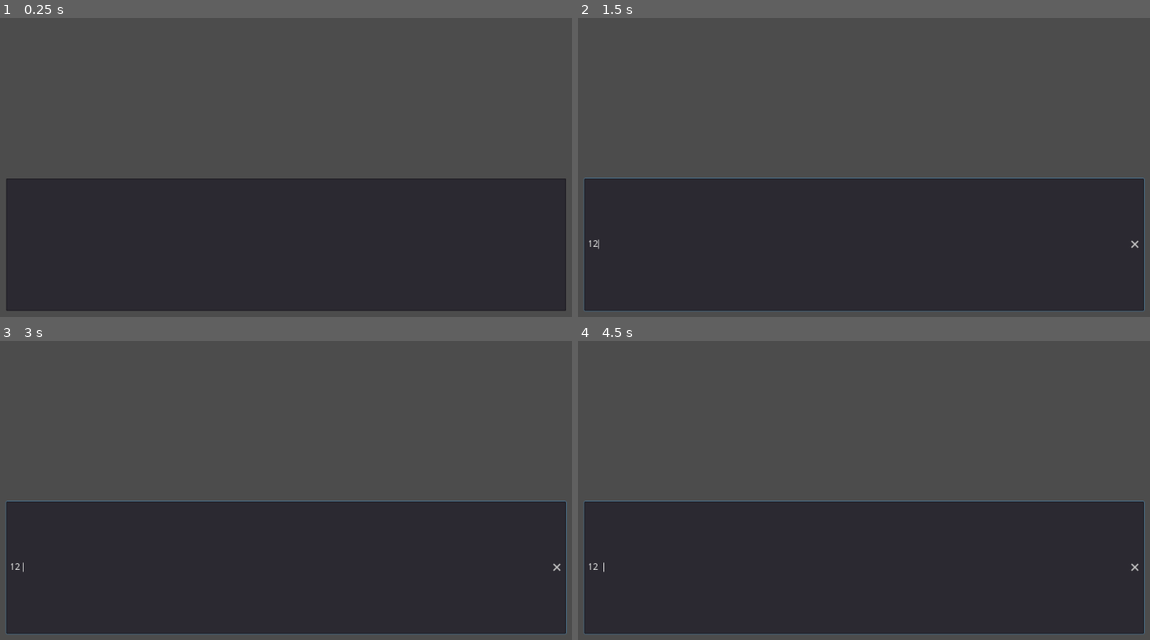
Above: before the commit, frames 1-4 (two rows, left to right).
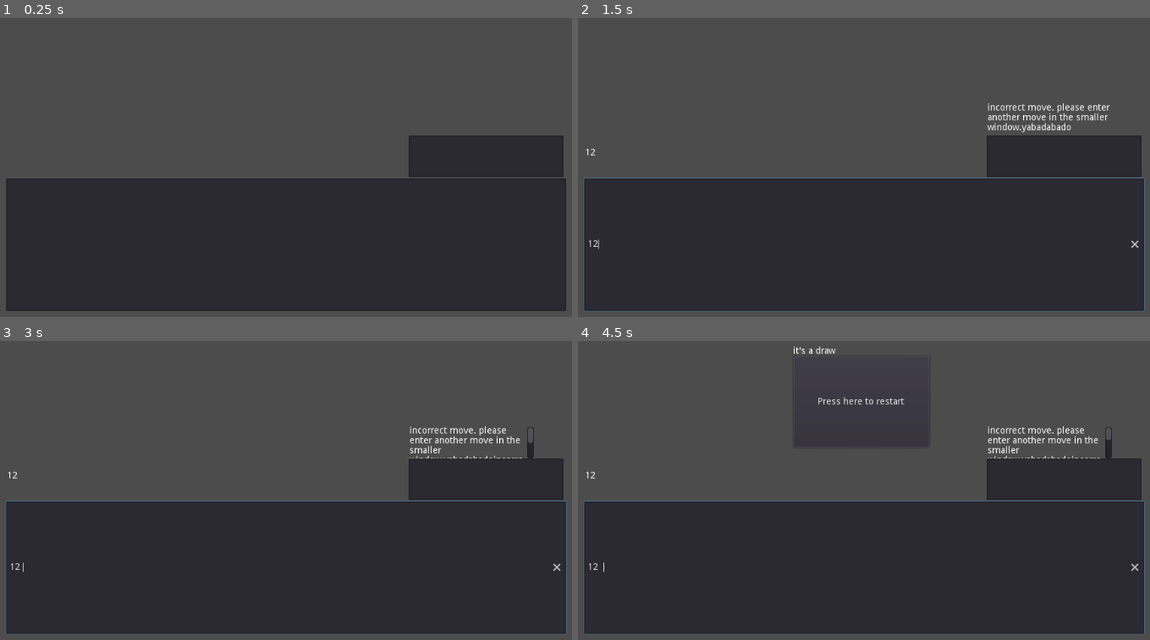
Above: after the commit, the same moments.

Repository: indium731/Blind-chess
Game: Godot game, scene res://ChessBoard/ChessBoard.tscn
The game is run twice, just before and just after one commit, with the same random seed, the same clock (stepped at 60 frames per second) and the same inputs.
Inputs (mouse positions are in pixels of both pictures, inside the frame that each line leads up to):
- Up to frame 1 (0.25 s): no input
- Up to frame 2 (1.5 s): click (864, 245) at 0.52 s; type "12" at 0.6 s; tap Enter at 1.25 s
- Up to frame 3 (3 s): tap Space at 2 s; tap Enter at 2.75 s
- Up to frame 4 (4.5 s): tap Space at 3.5 s; tap Enter at 4.25 s

The runs differ from the first frame. In frame 1, 3.7% of the frame differs, in the area x 71-99%, y 39-54%; in frame 2, 4.4%; in frame 3, 4.3%; in frame 4, 4.6%, in the area x 1-99%, y 1-54%.
Error in both runs: Invalid get index '3' (on base: 'String').

Commit message:
Add files via upload

Diff:
--- a/blind chess/ChessBoard/ChessBoard.tscn
+++ b/blind chess/ChessBoard/ChessBoard.tscn
@@ -3,7 +3,15 @@
 [sub_resource type="GDScript" id=1]
 script/source = "extends Node
 
-var BoardPosition = []
+
+
+var BoardPosition = '0000000000000000000000000000000000000000000000000000000000000000'
+
+var move = ''
+
+#Fen string for starting position
+var fen = 'RNBQKBNRPPPPPPPP8888pppppppprnbqkbnr'
+var turn_step = 0
 
 # Black pieces
 var e = 'e'
@@ -44,8 +52,24 @@
 #1 if piece hasnt moved 0 if it has. order is (L,R = left,right r,k = rook,king wb = white or black) Lwr Lbr wk bk Rwr Rbr
 var kingandrookmove = '111111'
 var castlingmove = []
-
-func locations(BoardPosition):
+var fiftymoverule = 0
+var threefoldrepition = []
+var standinboardposition = ''
+var standinmove = []
+var standinallmovelist = []
+var standinturnstep = 0
+var fakechessboards = []
+var fakechessmoves = []
+var kinglocation = ''
+var targetlocation = []
+var castlingtargets = '1111'
+
+func locations(BoardPosition, turn_step):
+
+	if turn_step%2 == 0:
+		color = 'Black'
+	else:
+		color = 'White'
 
 	blacklocations = []
 	whitelocations = []
@@ -53,7 +77,6 @@
 
 
 	for i in 64:
-
 		position[0] = 1+(i)%8
 		position[1] = 1+i/8
 
@@ -66,7 +89,7 @@
 
 
 
-func checkBoardPosition(BoardPosition):
+func checkBoardPosition(BoardPosition, turn_step):
 
 	if turn_step%2 == 0:
 		color = 'Black'
@@ -77,48 +100,50 @@
 
 		position[0] = 1+(i)%8
 		position[1] = 1+i/8
+
+
 
 		if color == 'White':
 			match(BoardPosition[i]):
 				R:
 					checkrook(position,color)
-					allmovelist.append(movelist)
+					allmovelist.append_array(movelist)
 
 				B:
 					checkbishop(position,color)
-					allmovelist.append(movelist)
+					allmovelist.append_array(movelist)
 				N:
 					checkknight(position,color)
-					allmovelist.append(movelist)
+					allmovelist.append_array(movelist)
 				K:
 					checkking(position,color)
-					allmovelist.append(movelist)
+					allmovelist.append_array(movelist)
 				P:
 					checkpawn(position,color, passantsquare)
-					allmovelist.append(movelist)
+					allmovelist.append_array(movelist)
 				Q:
 					checkqueen(position,color)
-					allmovelist.append(movelist)
+					allmovelist.append_array(movelist)
 		else:
 			match(BoardPosition[i]):
 				r:
 					checkrook(position,color)
-					allmovelist.append(movelist)
+					allmovelist.append_array(movelist)
 				b:
 					checkbishop(position,color)
-					allmovelist.append(movelist)
+					allmovelist.append_array(movelist)
 				n:
 					checkknight(position,color)
-					allmovelist.append(movelist)
+					allmovelist.append_array(movelist)
 				k:
 					checkking(position,color)
-					allmovelist.append(movelist)
+					allmovelist.append_array(movelist)
 				p:
 					checkpawn(position,color, passantsquare)
-					allmovelist.append(movelist)
+					allmovelist.append_array(movelist)
 				q:
 					checkqueen(position,color)
-					allmovelist.append(movelist)
+					allmovelist.append_array(movelist)
 
 
 
@@ -129,7 +154,6 @@
 
 func checkking(position, color):
 	movelist = []
-
 
 	if color == 'White':
 		enemielist = blacklocations
@@ -269,11 +293,10 @@
 
 	movelist = []
 
-	movelist = checkbishop(position, color)
-	var secondmovelist = checkrook(position, color)
+	var secondmovelist = checkbishop(position, color)
+	movelist = checkrook(position,color)
 
 	movelist.append_array(secondmovelist)
-
 
 	return movelist
 
@@ -281,7 +304,18 @@
 	movelist = []
 
 	if color == 'White':
-		if not ([position[0], position[1]+1]) in whitelocations and (not ([position[0], position[1]+1]) in blacklocations) and position[1] < 8:
+		if not ([position[0], position[1]+1]) in whitelocations and (not ([position[0], position[1]+1]) in blacklocations) and position[1] == 7:
+			movestring = str(position[0],position[1],position[0],position[1]+1,'R')
+			movelist.append(movestring)
+			movestring = str(position[0],position[1],position[0],position[1]+1,'N')
+			movelist.append(movestring)
+			movestring = str(position[0],position[1],position[0],position[1]+1,'B')
+			movelist.append(movestring)
+			movestring = str(position[0],position[1],position[0],position[1]+1,'K')
+			movelist.append(movestring)
+			movestring = str(position[0],position[1],position[0],position[1]+1,'Q')
+			movelist.append(movestring)
+		if not ([position[0], position[1]+1]) in whitelocations and (not ([position[0], position[1]+1]) in blacklocations) and position[1] < 7:
 			movestring = str(position[0],position[1],position[0],position[1]+1)
 			movelist.append(movestring)
 			if not ([position[0], position[1]+2]) in whitelocations and (not ([position[0], position[1]+2]) in blacklocations) and position[1] == 2:
@@ -295,7 +329,18 @@
 			movelist.append(movestring)
 
 	else:
-		if not ([position[0], position[1]-1]) in whitelocations and (not ([position[0], position[1]-1]) in blacklocations) and position[1] < 8:
+		if (not[position[0], position[1]-1]) in whitelocations and (not ([position[0], position[1]-1]) in blacklocations) and position[1] == 2:
+			movestring = str(position[0],position[1],position[0],position[1]-1,'R')
+			movelist.append(movestring)
+			movestring = str(position[0],position[1],position[0],position[1]-1,'N')
+			movelist.append(movestring)
+			movestring = str(position[0],position[1],position[0],position[1]-1,'B')
+			movelist.append(movestring)
+			movestring = str(position[0],position[1],position[0],position[1]-1,'K')
+			movelist.append(movestring)
+			movestring = str(position[0],position[1],position[0],position[1]-1,'Q')
+			movelist.append(movestring)
+		if not ([position[0], position[1]-1]) in whitelocations and (not ([position[0], position[1]-1]) in blacklocations) and position[1] > 2:
 			movestring = str(position[0],position[1],position[0],position[1]-1)
 			movelist.append(movestring)
 			if not ([position[0], position[1]-2]) in whitelocations and (not ([position[0], position[1]-2]) in blacklocations) and position[1] == 7:
@@ -311,11 +356,7 @@
 
 
 
-var move = ''
-
-#Fen string for starting position
-var fen = 'RNBQKBNR/PPPPPPPP/8/8/8/8/pppppppp/rnbqkbnr'
-var turn_step = 0
+
 
 #turns fenstring into a string able to be put into action
 func TranslateFen():
@@ -329,7 +370,6 @@
 	fen = fen.replace('6', 'eeeeee')
 	fen = fen.replace('7', 'eeeeeee')
 	fen = fen.replace('8', 'eeeeeeee')
-
 
 func TranslateMove():
 	move = move.replace('a','1')
@@ -340,44 +380,33 @@
 	move = move.replace('f','6')
 	move = move.replace('g','7')
 	move = move.replace('h','8')
+
+
 	return move
 
 
 
-func startmoveid():
-	startmoverank = int(move[1])
-	startmovefile = int(move[0])
-	endmoverank = int(move[3])
-	endmovefile = int(move[2])
-	startmoveid = startmovefile
+func startmoveid(startmoverank,startmovefile):
+	startmoveid = int(startmovefile)
+
+	startmoveid = int(startmoveid)
+
 	while startmoveid < 64:
 
 
 
-		if startmoveid < startmoverank*8 and startmoveid >= (startmoverank-1)*8:
+		if startmoveid <= int(startmoverank)*8 and startmoveid > ((int(startmoverank)-1)*8):
+
 			startmoveid-=1
 
 			return int(startmoveid)
 		startmoveid += 8
 
-func endmoveid():
-	startmoverank = int(move[1])
-	startmovefile = int(move[0])
-	endmoverank = int(move[3])
-	endmovefile = int(move[2])
-	endmoveid = endmovefile
-	while endmoveid < 64:
-
-
-
-		if endmoveid < endmoverank*8 and endmoveid >= (endmoverank-1)*8:
-			endmoveid-=1
-			return int(endmoveid)
-		endmoveid += 8
+
 
 func checkep():
 
-	if BoardPosition[endmoveid] != p and BoardPosition[endmoveid] != P:
+	if BoardPosition[startmoveid(move[3],move[2])] != p and BoardPosition[startmoveid(move[3],move[2])] != P:
 		passantsquare = []
 		return passantsquare
 
@@ -395,10 +424,17 @@
 			passantsquare = []
 			return passantsquare
 
-func MakeMove(BoardPosition):
-	if move[3] != null:
-
+func MakeMove():
+
+	if len(move) == 4:
 		if move in castlingmove:
+
+			if turn_step%2 == 0:
+				color = 'Black'
+			else:
+				color = 'White'
+
+
 			if move == '5171' and color == 'White':
 				BoardPosition[6] = 'K'
 				BoardPosition[5] = 'R'
@@ -414,86 +450,84 @@
 				while '5131' in castlingmove:
 					castlingmove.erase('5131')
 			elif move == '5878' and color == 'Black':
-				BoardPosition[62] = 'K'
-				BoardPosition[61] = 'R'
+				BoardPosition[62] = 'k'
+				BoardPosition[61] = 'r'
 				BoardPosition[63] = 'e'
 				BoardPosition[60] = 'e'
 				while '5878' in castlingmove:
 					castlingmove.erase('5878')
 			elif move == '5838' and color == 'Black':
-				BoardPosition[58] = 'K'
-				BoardPosition[59] = 'R'
+				BoardPosition[58] = 'k'
+				BoardPosition[59] = 'r'
 				BoardPosition[56] = 'e'
 				BoardPosition[60] = 'e'
 				while '5838' in castlingmove:
 					castlingmove.erase('5838')
 		else:
-			allmovelist = str(allmovelist)
-			if TranslateMove() in allmovelist:
-
-
-
-				endmoveid()
-				startmoveid()
-				BoardPosition[endmoveid()] = BoardPosition[startmoveid()]
-				BoardPosition[startmoveid()] = 'e'
+
+			if TranslateMove() in str(allmovelist):
+
+
+
+				startmoveid(move[3],move[2])
+				startmoveid(move[1],move[0])
+				BoardPosition[startmoveid(move[3],move[2])] = BoardPosition[startmoveid(move[1],move[0])]
+				BoardPosition[startmoveid(move[1],move[0])] = 'e'
 
 
 
 			else:
-				print('you done messed up aaron')
+				$Errorpanel.add_text('incorrect move please. enter another move in the smaller window.')
+
+
+	elif len(move) == 5:
+
+		if move in str(allmovelist):
+			startmoveid(move[3],move[2])
+			startmoveid(move[1],move[0])
+			if turn_step%2 == 1:
+				BoardPosition[startmoveid(move[3],move[2])] = str(TranslateMove()[4])
+			else:
+				BoardPosition[startmoveid(move[3],move[2])] = (TranslateMove()[4]).to_lower()
+			BoardPosition[startmoveid(move[1],move[0])] = 'e'
+	else:
+		$Errorpanel.add_text('incorrect move. please enter another move in the smaller window.yabadabado')
+
 
 
 func castling():
 
 
-	print(startmoveid())
-	print(endmoveid())
-	print(move)
-
-	if startmoveid() == 0:
+
+	if startmoveid(move[1],move[0]) == 0:
 		kingandrookmove[0] = '0'
-	elif startmoveid() == 4:
+	elif startmoveid(move[1],move[0]) == 4:
 		kingandrookmove[2] = '0'
-	elif startmoveid() == 7:
+	elif startmoveid(move[1],move[0]) == 7:
 		kingandrookmove[4] = '0'
-	elif startmoveid() == 56:
+	elif startmoveid(move[1],move[0]) == 56:
 		kingandrookmove[1] = '0'
-	elif startmoveid() == 60:
+	elif startmoveid(move[1],move[0]) == 60:
 		kingandrookmove[3] = '0'
-	elif startmoveid() == 63:
+	elif startmoveid(move[1],move[0]) == 63:
 		kingandrookmove[5] = '0'
 
 
-	if BoardPosition[1] == 'e' and BoardPosition[2] == 'e' and BoardPosition[3] == 'e' and int(kingandrookmove[0]) == 1 and int(kingandrookmove[2]) == 1:
+	if BoardPosition[1] == 'e' and BoardPosition[2] == 'e' and BoardPosition[3] == 'e' and kingandrookmove[0] == '1' and kingandrookmove[2] == '1':
 		castlingrights[0] = '1'
 	if BoardPosition[5] == 'e' and BoardPosition[6] == 'e' and int(kingandrookmove[4]) == 1 and int(kingandrookmove[2]) == 1:
 		castlingrights[1] = '1'
-	if BoardPosition[57] == 'e' and BoardPosition[58] == 'e' and BoardPosition[59] == 'e' and int(kingandrookmove[1]) == 1 and int(kingandrookmove[3]) == 1:
+	if BoardPosition[57] == 'e' and BoardPosition[58] == 'e' and BoardPosition[59] == 'e' and kingandrookmove[1] == '1' and kingandrookmove[3] == '1':
 		castlingrights[2] = '1'
-	if BoardPosition[61] == 'e' and BoardPosition[62] == 'e' and int(kingandrookmove[5]) == 1 and int(kingandrookmove[3]) == 1:
+	if BoardPosition[61] == 'e' and BoardPosition[62] == 'e' and kingandrookmove[5] == '1' and kingandrookmove[3] == '1':
 		castlingrights[3] = '1'
 
-func performcastling():
 
 	for i in 4:
 
 
-		if int(castlingrights[i]) == 0:
-			match i:
-				0:
-					while '5131' in castlingmove:
-						castlingmove.erase('5131')
-				1:
-					while '5171' in castlingmove:
-						castlingmove.erase('5171')
-				2:
-					while '5838' in castlingmove:
-						castlingmove.erase('5838')
-				3:
-					while '5878' in castlingmove:
-						castlingmove.erase('5878')
-		else:
+		if castlingrights[i] == '1':
+
 			match i:
 				0:
 					castlingmove.append('5131')
@@ -506,14 +540,10 @@
 
 
 
-
 #ready function
 func _ready():
 
 
-	for i in range(64):
-		BoardPosition.append(0)
-
 	TranslateFen()
 
 	for i in range(64):
@@ -521,42 +551,254 @@
 
 	print(BoardPosition)
 
+func fiftymovefunc():
+	if BoardPosition[startmoveid(move[3],move[2])] != 'e':
+		fiftymoverule = 0
+	if BoardPosition[startmoveid(move[1],move[0])] == 'p' or BoardPosition[startmoveid(move[1],move[0])] == 'P':
+		fiftymoverule = 0
+
+	if fiftymoverule == 100:
+		gameover('draw')
+
+func selfmate():
+	standinboardposition = BoardPosition
+	standinmove = move
+	standinallmovelist = allmovelist
+	standinturnstep = turn_step
+	fakechessmoves = []
+	fakechessboards = []
+
+	for i in allmovelist.size():
+
+		BoardPosition = standinboardposition
+
+
+
+		move = str(allmovelist[i])
+
+		if len(move) == 6:
+			move.erase(0,1)
+			move.erase(5,1)
+
+		if len(move) == 6:
+			move.left(move.length() - 1)
+
+		if str(move) == '[]':
+			continue
+
+
+		MakeMove()
+
+
+		fakechessboards.append(str(BoardPosition))
+		fakechessmoves.append(str(allmovelist[i]))
+
+
+
+	for i in fakechessboards.size():
+
+		turn_step = standinturnstep
+		turn_step += 1
+
+		locations(str(fakechessboards[i]), turn_step)
+		checkBoardPosition(fakechessboards[i], turn_step)
+
+
+
+
+
+
+		for u in allmovelist.size():
+
+
+			if color == 'White':
+
+				kinglocation = BoardPosition.find('k')
+			else:
+
+				kinglocation = BoardPosition.find('K')
+
+			targetlocation = startmoveid(str(allmovelist[u])[3],str(allmovelist[u])[2])
+
+			if castlingrights[0] == '1' and '5131' in standinallmovelist:
+				if BoardPosition[1] in targetlocation and BoardPosition[2] in targetlocation and BoardPosition[3] in targetlocation:
+					fakechessmoves.remove('5131')
+
+			if castlingrights[1] == '1' and '5171' in standinallmovelist:
+				if BoardPosition[5] in targetlocation and BoardPosition[6] in targetlocation:
+					fakechessmoves.remove('5171')
+
+			if castlingrights[2] == '1' and '5838' in standinallmovelist:
+				if BoardPosition[57] in targetlocation and BoardPosition[58] in targetlocation and BoardPosition[59] in targetlocation:
+					fakechessmoves.remove('5838')
+
+			if castlingrights[3] == '1' and '5878' in standinallmovelist:
+				if BoardPosition[61] in targetlocation and BoardPosition[62] in targetlocation:
+					fakechessmoves.remove('5878')
+
+			if int(targetlocation) == int(kinglocation):
+				fakechessmoves.remove(fakechessmoves[i])
+
+
+	turn_step = standinturnstep
+	BoardPosition = standinboardposition
+	move = str(standinmove)
+	allmovelist = standinallmovelist
+	return fakechessmoves
+
+func checkmate():
+
+	standinboardposition = BoardPosition
+	standinmove = move
+	standinallmovelist = allmovelist
+	standinturnstep = turn_step
+	fakechessmoves = []
+	fakechessboards = []
+	var removelist = []
+
+	turn_step = standinturnstep
+	turn_step += 1
+
+	locations(str(BoardPosition), turn_step)
+	checkBoardPosition(BoardPosition, turn_step)
+
+	for i in allmovelist.size():
+
+		BoardPosition = standinboardposition
+
+
+
+		move = str(allmovelist[i])
+
+		if len(move) == 6:
+			move.erase(0,1)
+			move.erase(5,1)
+
+		if len(move) == 6:
+			move.left(move.length() - 1)
+
+		if str(move) == '[]':
+			continue
+
+
+		MakeMove()
+
+
+		fakechessboards.append(str(BoardPosition))
+		fakechessmoves.append(str(allmovelist[i]))
+
+
+	turn_step += 1
+	for i in fakechessboards.size():
+
+
+
+		locations(str(fakechessboards[i]), turn_step)
+		checkBoardPosition(fakechessboards[i], turn_step)
+
+		if color == 'White':
+
+			kinglocation = fakechessboards[i].find('k')
+		else:
+
+			kinglocation = fakechessboards[i].find('K')
+
+		for u in allmovelist.size():
+
+
+
+
+			targetlocation = startmoveid(str(allmovelist[u])[3],str(allmovelist[u])[2])
+
+
+			if int(targetlocation) == int(kinglocation):
+
+				removelist.append(fakechessmoves[i])
+
+	turn_step = standinturnstep
+	BoardPosition = standinboardposition
+	move = str(standinmove)
+	allmovelist = standinallmovelist
+
+	for i in removelist.size():
+		fakechessmoves.erase(removelist[i])
+
+	if fakechessmoves.empty():
+		gameover(color)
+
+
 
 func _on_LineEdit_text_entered(new_text):
 
-	move = new_text
+	move = str(new_text)
 	turn_step += 1
-
-	locations(BoardPosition)
-	checkBoardPosition(BoardPosition)
+	fiftymoverule += 1
+
+
+	$LastMove.clear()
+	locations(BoardPosition, turn_step)
+	checkBoardPosition(BoardPosition, turn_step)
 	TranslateMove()
+	fiftymovefunc()
 	castling()
-	performcastling()
 	allmovelist.append(castlingmove)
-	print(castlingmove,castlingrights)
-	MakeMove(BoardPosition)
+	allmovelist = selfmate()
+	MakeMove()
 	passantsquare = checkep()
 	print(BoardPosition)
-
-
-	for i in 4:
-
-
-		if int(castlingrights[i]) == 0:
-			match i:
-				0:
-					while '5131' in castlingmove:
-						castlingmove.erase('5131')
-				1:
-					while '5171' in castlingmove:
-						castlingmove.erase('5171')
-				2:
-					while '5838' in castlingmove:
-						castlingmove.erase('5838')
-				3:
-					while '5878' in castlingmove:
-						castlingmove.erase('5878')
-
+	$LastMove.add_text(new_text)
+	threefoldrepition.append(BoardPosition)
+	if threefoldrepition.count(BoardPosition) == 3:
+		gameover('draw')
+
+	if '5131' in castlingmove:
+		castlingmove.erase('5131')
+
+	if '5171' in castlingmove:
+		castlingmove.erase('5171')
+
+	if '5838' in castlingmove:
+		castlingmove.erase('5838')
+
+	if '5878' in castlingmove:
+		castlingmove.erase('5878')
+
+
+	checkmate()
+
+
+
+func gameover(victor):
+
+	if victor == 'draw':
+		$Label.set_text(\"it's a draw\")
+	else:
+
+		$Label.set_text(victor + ' won')
+
+	$Button.set_text('Press here to restart')
+	$Button.disabled = false
+	$Button.visible = true
+
+
+
+
+
+func _on_Newmove_text_entered(new_text):
+	move = str(new_text)
+	MakeMove()
+	passantsquare = checkep()
+	print(BoardPosition)
+	$LastMove.clear()
+	$Errorpanel.clear()
+	$LastMove.add_text(new_text)
+	threefoldrepition.append(BoardPosition)
+	if threefoldrepition.count(BoardPosition) == 3:
+		gameover('draw')
+
+
+func _on_Button_pressed():
+	get_tree().reload_current_scene()
 "
 
 [node name="ChessBoard" type="Node"]
@@ -573,4 +815,55 @@
 margin_bottom = -0.200012
 clear_button_enabled = true
 
+[node name="LastMove" type="RichTextLabel" parent="."]
+anchor_left = 0.066
+anchor_top = 0.515
+anchor_right = 0.329
+anchor_bottom = 0.59
+margin_left = 0.416
+margin_top = -3.05176e-05
+margin_right = 0.103973
+margin_bottom = -3.05176e-05
+
+[node name="Errorpanel" type="RichTextLabel" parent="."]
+anchor_left = 0.661
+anchor_top = 0.402
+anchor_right = 0.846
+anchor_bottom = 0.5
+margin_left = 0.135986
+margin_top = -0.200012
+margin_right = -0.304016
+margin_bottom = -9.0
+
+[node name="Newmove" type="LineEdit" parent="."]
+anchor_left = 0.66
+anchor_top = 0.483
+anchor_right = 0.889
+anchor_bottom = 0.588
+margin_left = 0.159973
+margin_top = 0.199982
+margin_right = -0.33606
+margin_bottom = 0.200012
+
+[node name="Button" type="Button" parent="."]
+visible = false
+anchor_left = 0.375
+anchor_top = 0.225
+anchor_right = 0.575
+anchor_bottom = 0.455
+margin_left = -3.05176e-05
+margin_right = 0.199951
+disabled = true
+
+[node name="Label" type="Label" parent="."]
+anchor_left = 0.374
+anchor_top = 0.2
+anchor_right = 0.573
+anchor_bottom = 0.223
+margin_left = 0.0239868
+margin_right = 0.247986
+margin_bottom = 0.199997
+
 [connection signal="text_entered" from="LineEdit" to="." method="_on_LineEdit_text_entered"]
+[connection signal="text_entered" from="Newmove" to="." method="_on_Newmove_text_entered"]
+[connection signal="pressed" from="Button" to="." method="_on_Button_pressed"]
--- /dev/null
+++ b/blind chess/ChessBoard/Label.gd
@@ -0,0 +1,16 @@
+extends Label
+
+
+# Declare member variables here. Examples:
+# var a = 2
+# var b = "text"
+
+
+# Called when the node enters the scene tree for the first time.
+func _ready():
+	pass # Replace with function body.
+
+
+# Called every frame. 'delta' is the elapsed time since the previous frame.
+#func _process(delta):
+#	pass
--- /dev/null
+++ b/blind chess/gameoverscreen.tscn
@@ -0,0 +1,41 @@
+[gd_scene format=2]
+
+[node name="gameoverscreen" type="Control"]
+anchor_right = 1.0
+anchor_bottom = 1.0
+
+[node name="ColorRect" type="ColorRect" parent="."]
+anchor_right = 1.0
+anchor_bottom = 1.0
+color = Color( 0, 0, 0, 0.490196 )
+
+[node name="Panel" type="Panel" parent="."]
+anchor_left = 0.348
+anchor_top = 0.323
+anchor_right = 0.646
+anchor_bottom = 0.647
+margin_left = -0.35202
+margin_top = 0.199997
+margin_right = 0.495972
+margin_bottom = -0.200012
+
+[node name="Label" type="Label" parent="Panel"]
+anchor_left = 0.235
+anchor_right = 0.654
+anchor_bottom = 0.119
+margin_left = 0.0899963
+margin_right = -0.124008
+margin_bottom = -0.0860004
+size_flags_stretch_ratio = 0.0
+align = 1
+
+[node name="Button" type="Button" parent="Panel"]
+anchor_left = 0.222
+anchor_top = 1.253
+anchor_right = 0.65
+anchor_bottom = 1.557
+margin_left = 0.0679932
+margin_top = -0.0820007
+margin_right = 0.0999908
+margin_bottom = -0.0580139
+text = "Restart"
